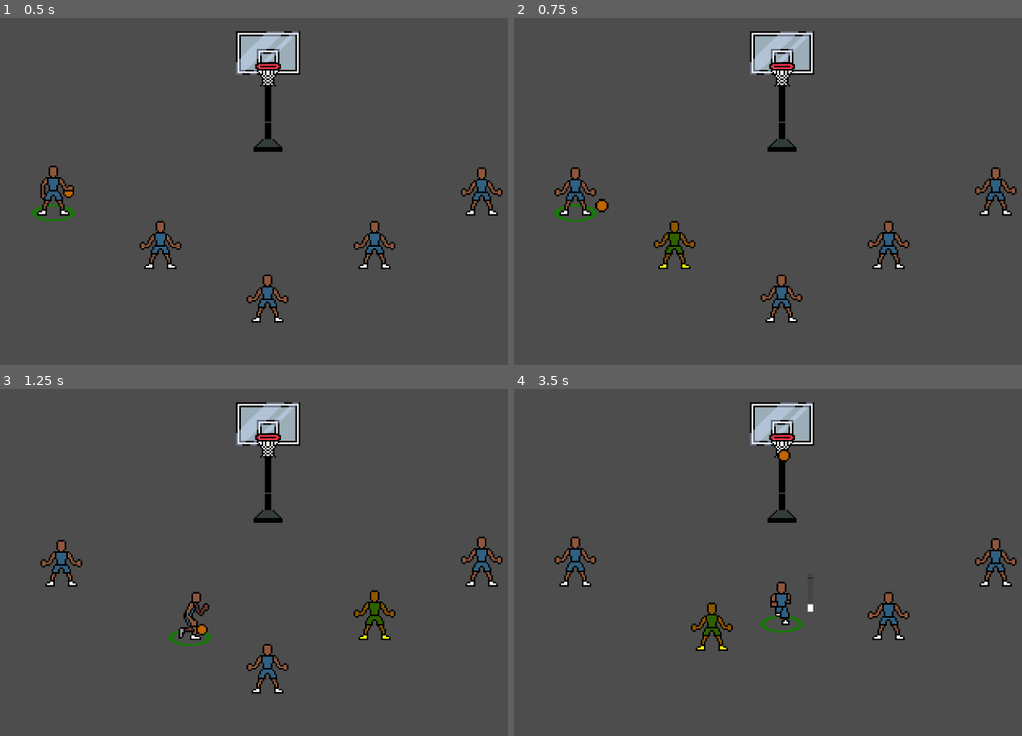
Above: before the commit, frames 1-4 (two rows, left to right).
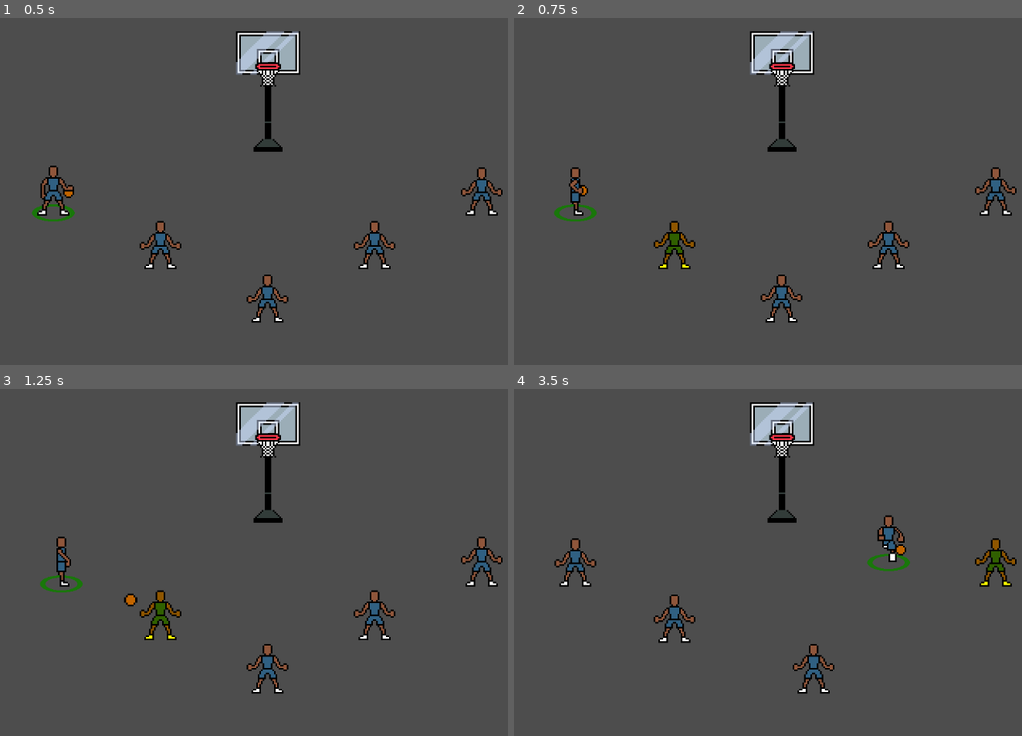
Above: after the commit, the same moments.

Repository: david8zhang/baller-quest-godot
Game: Godot game, scene res://scenes/Main.tscn
The game is run twice, just before and just after one commit, with the same random seed, the same clock (stepped at 60 frames per second) and the same inputs.
Inputs:
- Up to frame 1 (0.5 s): no input
- Up to frame 2 (0.75 s): hold Right (move_right) from 0.53 s (still down); tap Space (pass) at 0.6 s
- Up to frame 3 (1.25 s): keep holding Right (move_right)
- Up to frame 4 (3.5 s): release Right (move_right) at 1.28 s; hold Down (move_down) 1.28-2.03 s; tap Space (pass) at 1.35, 2.3, 2.85 s; hold Right (move_right) 2.03-2.78 s; hold F (shoot_ball) 2.03-2.78 s; hold Up (move_up) from 2.78 s (still down)

Frame 1 is identical in both runs. In frame 2, 0.5% of the frame differs, in the area x 7-19%, y 45-58%; in frame 3, 1.9%; in frame 4, 3.5%, in the area x 7-99%, y 17-88%.

Commit message:
added pass animations

Diff:
--- a/prefab/Player.tscn
+++ b/prefab/Player.tscn
@@ -15,6 +15,9 @@
 [ext_resource type="Script" path="res://scripts/fsm/PassState.gd" id="6_ugi36"]
 [ext_resource type="Texture2D" uid="uid://dv0w7uww5ne8c" path="res://sprites/player/idle-front.png" id="8_vsoty"]
 [ext_resource type="Texture2D" uid="uid://cibli5ptbfws5" path="res://sprites/player/idle-side.png" id="9_cpqb8"]
+[ext_resource type="Texture2D" uid="uid://cxajwyfoscorw" path="res://sprites/player/pass-side.png" id="10_7yqno"]
+[ext_resource type="Texture2D" uid="uid://dphrp0bgg8u7p" path="res://sprites/player/pass-front.png" id="10_aepsd"]
+[ext_resource type="Texture2D" uid="uid://b3epc1prnku73" path="res://sprites/player/pass-back.png" id="10_teiic"]
 
 [sub_resource type="CapsuleShape2D" id="CapsuleShape2D_8n74s"]
 radius = 14.0
@@ -144,6 +147,66 @@
 atlas = ExtResource("9_cpqb8")
 region = Rect2(32, 40, 32, 40)
 
+[sub_resource type="AtlasTexture" id="AtlasTexture_ad1bb"]
+atlas = ExtResource("10_teiic")
+region = Rect2(0, 0, 32, 40)
+
+[sub_resource type="AtlasTexture" id="AtlasTexture_b4ndc"]
+atlas = ExtResource("10_teiic")
+region = Rect2(32, 0, 32, 40)
+
+[sub_resource type="AtlasTexture" id="AtlasTexture_0jej7"]
+atlas = ExtResource("10_teiic")
+region = Rect2(64, 0, 32, 40)
+
+[sub_resource type="AtlasTexture" id="AtlasTexture_wlng2"]
+atlas = ExtResource("10_teiic")
+region = Rect2(0, 40, 32, 40)
+
+[sub_resource type="AtlasTexture" id="AtlasTexture_m33t1"]
+atlas = ExtResource("10_teiic")
+region = Rect2(32, 40, 32, 40)
+
+[sub_resource type="AtlasTexture" id="AtlasTexture_jf2c0"]
+atlas = ExtResource("10_aepsd")
+region = Rect2(0, 0, 32, 40)
+
+[sub_resource type="AtlasTexture" id="AtlasTexture_q4eal"]
+atlas = ExtResource("10_aepsd")
+region = Rect2(32, 0, 32, 40)
+
+[sub_resource type="AtlasTexture" id="AtlasTexture_8fd62"]
+atlas = ExtResource("10_aepsd")
+region = Rect2(64, 0, 32, 40)
+
+[sub_resource type="AtlasTexture" id="AtlasTexture_lfvcm"]
+atlas = ExtResource("10_aepsd")
+region = Rect2(0, 40, 32, 40)
+
+[sub_resource type="AtlasTexture" id="AtlasTexture_pkxqp"]
+atlas = ExtResource("10_aepsd")
+region = Rect2(32, 40, 32, 40)
+
+[sub_resource type="AtlasTexture" id="AtlasTexture_vqrsr"]
+atlas = ExtResource("10_7yqno")
+region = Rect2(0, 0, 32, 40)
+
+[sub_resource type="AtlasTexture" id="AtlasTexture_85dp6"]
+atlas = ExtResource("10_7yqno")
+region = Rect2(32, 0, 32, 40)
+
+[sub_resource type="AtlasTexture" id="AtlasTexture_2pqxq"]
+atlas = ExtResource("10_7yqno")
+region = Rect2(64, 0, 32, 40)
+
+[sub_resource type="AtlasTexture" id="AtlasTexture_je1ks"]
+atlas = ExtResource("10_7yqno")
+region = Rect2(0, 40, 32, 40)
+
+[sub_resource type="AtlasTexture" id="AtlasTexture_xqghp"]
+atlas = ExtResource("10_7yqno")
+region = Rect2(32, 40, 32, 40)
+
 [sub_resource type="AtlasTexture" id="AtlasTexture_pv6hu"]
 atlas = ExtResource("5_htj7d")
 region = Rect2(32, 0, 32, 40)
@@ -330,6 +393,66 @@
 }],
 "loop": true,
 "name": &"idle-side",
+"speed": 10.0
+}, {
+"frames": [{
+"duration": 1.0,
+"texture": SubResource("AtlasTexture_ad1bb")
+}, {
+"duration": 1.0,
+"texture": SubResource("AtlasTexture_b4ndc")
+}, {
+"duration": 1.0,
+"texture": SubResource("AtlasTexture_0jej7")
+}, {
+"duration": 1.0,
+"texture": SubResource("AtlasTexture_wlng2")
+}, {
+"duration": 1.0,
+"texture": SubResource("AtlasTexture_m33t1")
+}],
+"loop": false,
+"name": &"pass-back",
+"speed": 10.0
+}, {
+"frames": [{
+"duration": 1.0,
+"texture": SubResource("AtlasTexture_jf2c0")
+}, {
+"duration": 1.0,
+"texture": SubResource("AtlasTexture_q4eal")
+}, {
+"duration": 1.0,
+"texture": SubResource("AtlasTexture_8fd62")
+}, {
+"duration": 1.0,
+"texture": SubResource("AtlasTexture_lfvcm")
+}, {
+"duration": 1.0,
+"texture": SubResource("AtlasTexture_pkxqp")
+}],
+"loop": false,
+"name": &"pass-front",
+"speed": 10.0
+}, {
+"frames": [{
+"duration": 1.0,
+"texture": SubResource("AtlasTexture_vqrsr")
+}, {
+"duration": 1.0,
+"texture": SubResource("AtlasTexture_85dp6")
+}, {
+"duration": 1.0,
+"texture": SubResource("AtlasTexture_2pqxq")
+}, {
+"duration": 1.0,
+"texture": SubResource("AtlasTexture_je1ks")
+}, {
+"duration": 1.0,
+"texture": SubResource("AtlasTexture_xqghp")
+}],
+"loop": false,
+"name": &"pass-side",
 "speed": 10.0
 }, {
 "frames": [{
@@ -417,7 +540,7 @@
 [node name="AnimatedSprite2D" type="AnimatedSprite2D" parent="."]
 y_sort_enabled = true
 sprite_frames = SubResource("SpriteFrames_x8wx5")
-animation = &"idle-side"
+animation = &"pass-side"
 
 [node name="StateMachine" type="Node2D" parent="."]
 script = ExtResource("6_32c0f")
--- a/scripts/fsm/PassState.gd
+++ b/scripts/fsm/PassState.gd
@@ -2,6 +2,34 @@
 extends State
 
 func enter(msg := {}) -> void:
-	anim_sprite.play("idle-front")
 	var player = entity as Player
-	player.pass_ball()
+	var pass_target = player.pass_target
+	var pass_target_pos = pass_target.global_position
+	var player_pos = player.global_position
+	var x_diff = abs(pass_target_pos.x - player_pos.x)
+	var y_diff = abs(pass_target_pos.y - player_pos.y)
+
+	# Determine whether to play side-pass animation or vertical-pass animation
+	var pass_axis = "vertical"
+	if x_diff > 50:
+		pass_axis = "horizontal"
+
+	if pass_axis == "vertical":
+		if pass_target_pos.y > player_pos.y:
+			anim_sprite.play("pass-front")
+		else:
+			anim_sprite.play("pass-back")
+	elif pass_axis == "horizontal":
+		if pass_target_pos.x > player_pos.x:
+			anim_sprite.flip_h = false
+		else:
+			anim_sprite.flip_h = true
+		anim_sprite.play("pass-side")
+	anim_sprite.frame_changed.connect(_on_pass_anim_frame)
+
+
+func _on_pass_anim_frame():
+	if anim_sprite.frame == 3:
+		var player = entity as Player
+		player.pass_ball()
+		anim_sprite.frame_changed.disconnect(_on_pass_anim_frame)
Not shown: 1 places in prefab/Player.tscn that only renumber resources
Binary file added: sprites/player/pass-back.png
Not shown, added: sprites/player/pass-back.png.import
Binary file added: sprites/player/pass-front.png
Not shown, added: sprites/player/pass-front.png.import
Binary file added: sprites/player/pass-side.png
Not shown, added: sprites/player/pass-side.png.import
